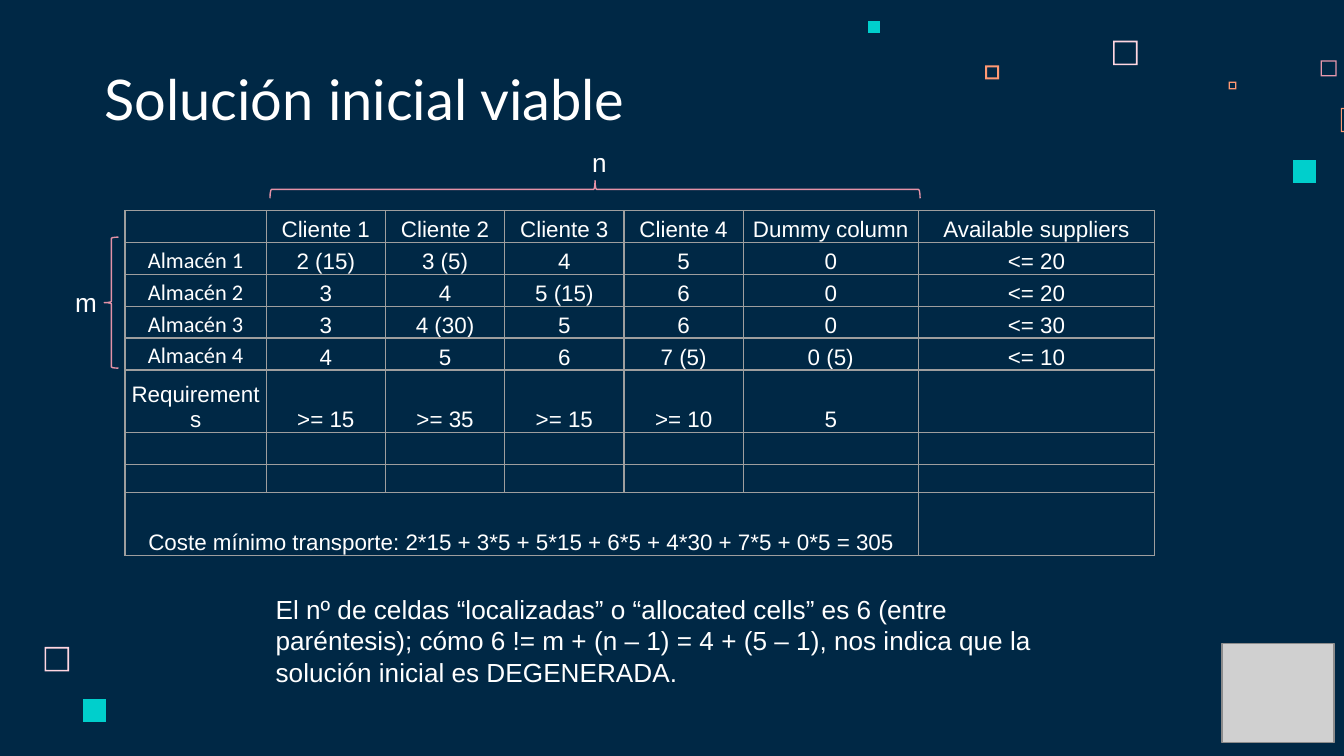
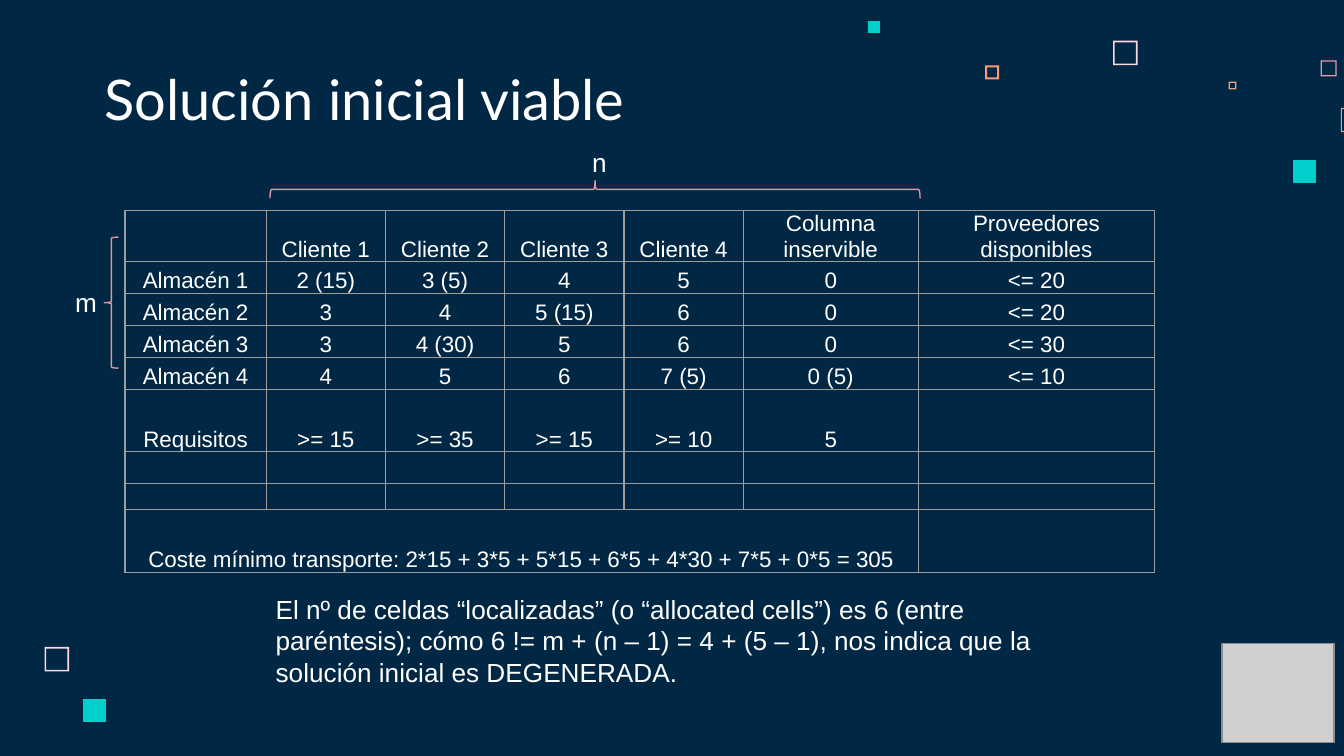
Before and after one commit to Fertry/MASI, a slide deck: slide 24 of Presentación/MASI.pptx. Drawn at 1344x756 pixels with LibreOffice and Linux fonts; fonts in the diff are those of the drawing; grey boxes stand for pictures. Boxes give left, top, right and bottom in pixels: in the first picture for what was removed or moved away, otherwise in the second. Text is boxed around its words. In the diff, an @@ line names an element or a change of style, - is before the commit and + after.

```diff
--- a/Presentación/MASI.pptx
+++ b/Presentación/MASI.pptx
@@ table at [125, 211, 1156, 578] @@
-row 1, column 6: Dummy column
+row 1, column 6: Columna inservible
-row 1, column 7: Available suppliers
+row 1, column 7: Proveedores disponibles
-row 6, column 1: Requirements
+row 6, column 1: Requisitos
@@ font Calibri to Arial in "Almacén 1", "Almacén 2", "Almacén 3", "Almacén 4" @@
@@ text at [276, 600, 1030, 683]: text changed @@
-El nº de celdas “localizadas” o “allocated cells” es 6 (entre paréntesis); cómo 6 != m + (n – 1) = 4 + (5 – 1), nos indica que la solución inicial es DEGENERADA.
+El nº de celdas “localizadas” (o “allocated cells”) es 6 (entre paréntesis); cómo 6 != m + (n – 1) = 4 + (5 – 1), nos indica que la solución inicial es DEGENERADA.
```
Also in this commit, not shown: 14 other slides changed.
